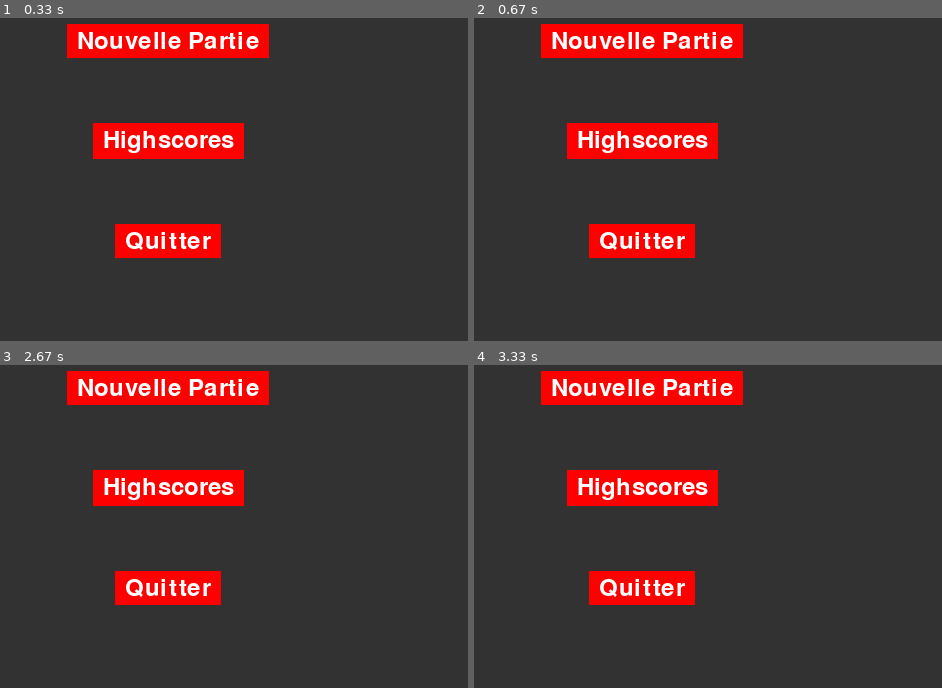
Above: before the commit, frames 1-4 (two rows, left to right).
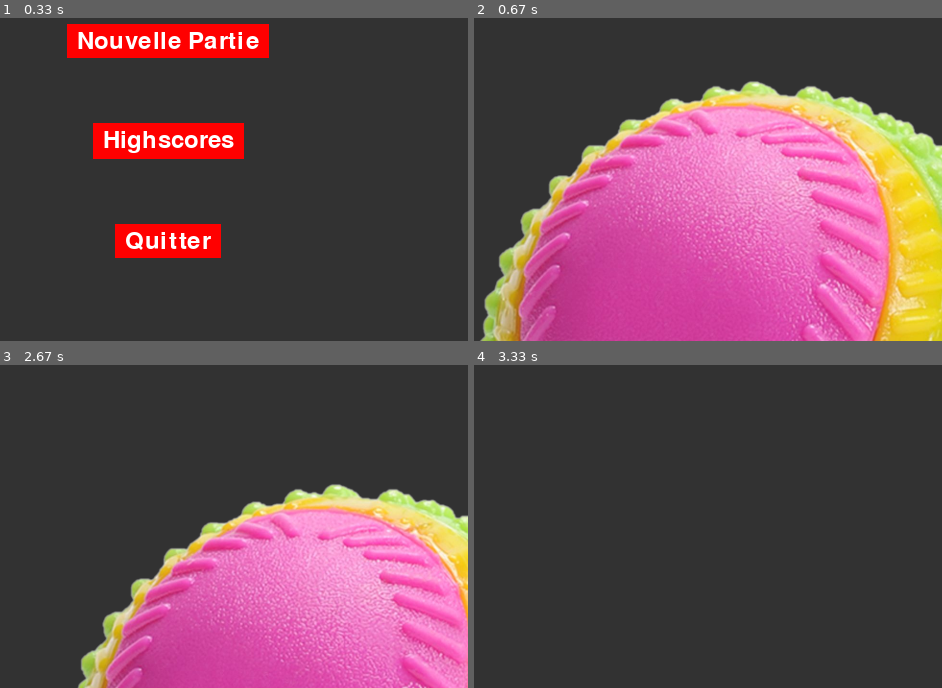
Above: after the commit, the same moments.

Repository: ProfX1/applicationPygame
Game: pygame game, started from menu.py
Two runs of this game, one before a commit and one after it. Both use one fixed random seed, a clock stepped at 60 frames per second and the inputs below.
Inputs (mouse positions are in pixels of both pictures, inside the frame that each line leads up to):
- Up to frame 1 (0.33 s): no input
- Up to frame 2 (0.67 s): click "Nouvelle Partie" at 0.38 s
- Up to frame 3 (2.67 s): hold Esc 0.67-1.13 s; click (outside the picture) at 1.22 s; click "Nouvelle Partie" at 2.55 s
- Up to frame 4 (3.33 s): no input

Frame 1 is identical in both runs. In frame 2, 69% of the frame differs, in the area x 1-100%, y 1-100%; in frame 3, 50%; in frame 4, 11%.

Commit message:
quitter et nouvelle partie

Diff:
--- a/menu.py
+++ b/menu.py
@@ -1,5 +1,5 @@
+import sys
 import pygame
-import sys
 import json
 
 # Initialisation de Pygame
@@ -40,10 +40,18 @@
         text_render = font.render(text, True, WHITE)
         screen.blit(text_render, (50, 50 + i * 40))
 
+# Code pour la balle qui va rebondir
+size = width, height = 1700, 1500
+speed = [8, 8]
+black = 0, 0, 0
+clock = pygame.time.Clock()
+ball = pygame.image.load("applicationPygame\\image\\balle.png")
+ballrect = ball.get_rect()
 
 # Boucle principale
 running = True
 show_highscores_flag = False  # Définir un indicateur pour afficher les highscores
+new_game_flag = False  # Définir un indicateur pour démarrer un nouveau jeu
 
 while running:
     for event in pygame.event.get():
@@ -53,27 +61,47 @@
             # Vérifier si le bouton "Highscores" est cliqué
             if 250 < event.pos[0] < 350 and 180 < event.pos[1] < 220:
                 show_highscores_flag = True
+            # Vérifier si le bouton "Nouvelle Partie" est cliqué
+            elif 250 < event.pos[0] < 350 and 80 < event.pos[1] < 120:
+                new_game_flag = True
+                show_highscores_flag = False  # Masquer les highscores lorsque vous démarrez une nouvelle partie
+            # Vérifier si le bouton "Quitter" est cliqué
+            elif 250 < event.pos[0] < 350 and 280 < event.pos[1] < 320:
+                pygame.quit()  # Quitter Pygame
+                sys.exit()     # Quitter le script
+
         elif event.type == pygame.KEYDOWN:
             if event.key == pygame.K_ESCAPE:
                 # Retour au menu principal
                 show_highscores_flag = False
-
+                new_game_flag = False
 
     # Remplissage de l'écran
     screen.fill((50, 50, 50))
 
-    # Dessin des boutons du menu principal
-    draw_button('Nouvelle Partie', (300, 100))
-    draw_button('Highscores', (300, 200))
-    draw_button('Quitter', (300, 300))
+    # Dessin des boutons du menu principal uniquement si new_game_flag est False
+    if not new_game_flag:
+        draw_button('Nouvelle Partie', (300, 100))
+        draw_button('Highscores', (300, 200))
+        draw_button('Quitter', (300, 300))
 
     # Si le drapeau pour afficher les highscores est vrai, afficher les highscores
     if show_highscores_flag:
         show_highscores()
 
+    # Si le drapeau pour démarrer une nouvelle partie est vrai, dessiner la balle
+    if new_game_flag:
+        ballrect = ballrect.move(speed)
+        if ballrect.left < 0 or ballrect.right > width:
+            speed[0] = -speed[0]
+        if ballrect.top < 0 or ballrect.bottom > height:
+            speed[1] = -speed[1]
+        screen.blit(ball, ballrect)
+
     # Mise à jour de l'affichage
     pygame.display.flip()
+    clock.tick(60)
 
-# Quitter Pygame
+# Quitter Pygame (cette partie ne sera jamais atteinte mais c'est une bonne pratique)
 pygame.quit()
 sys.exit()
